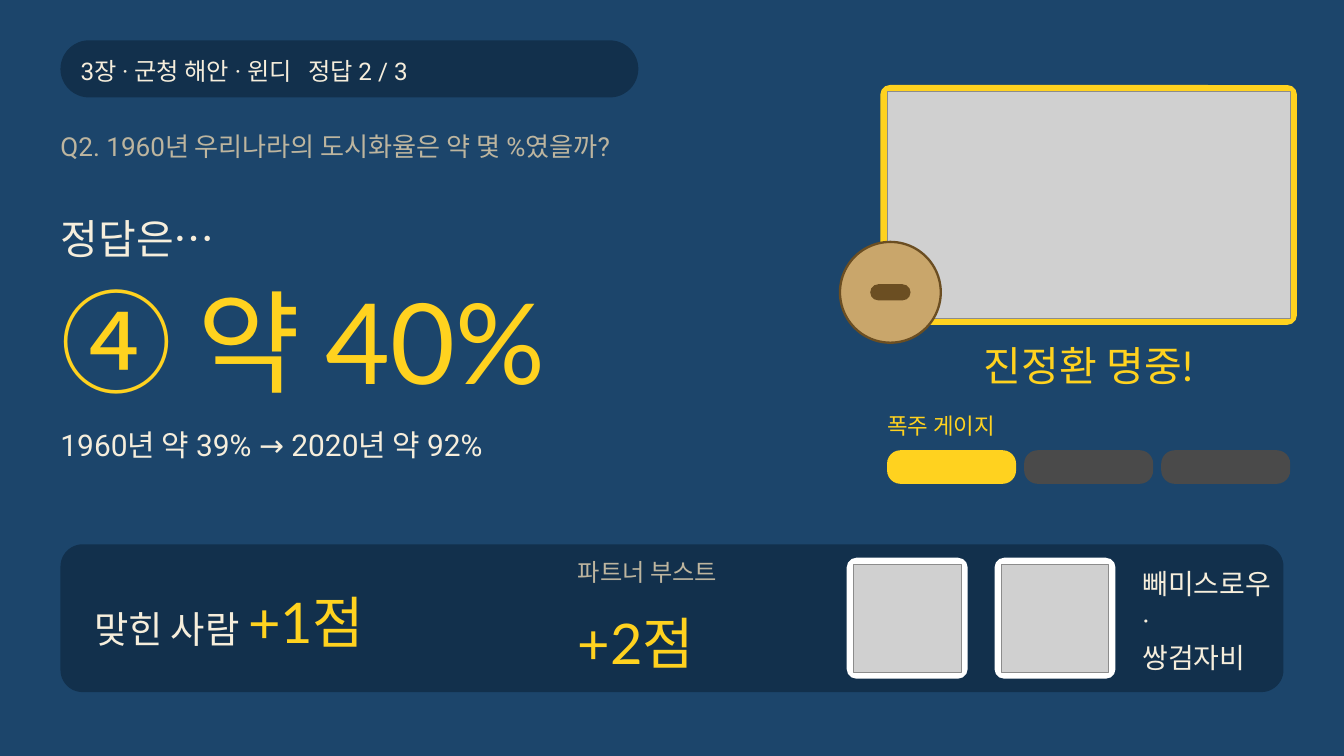
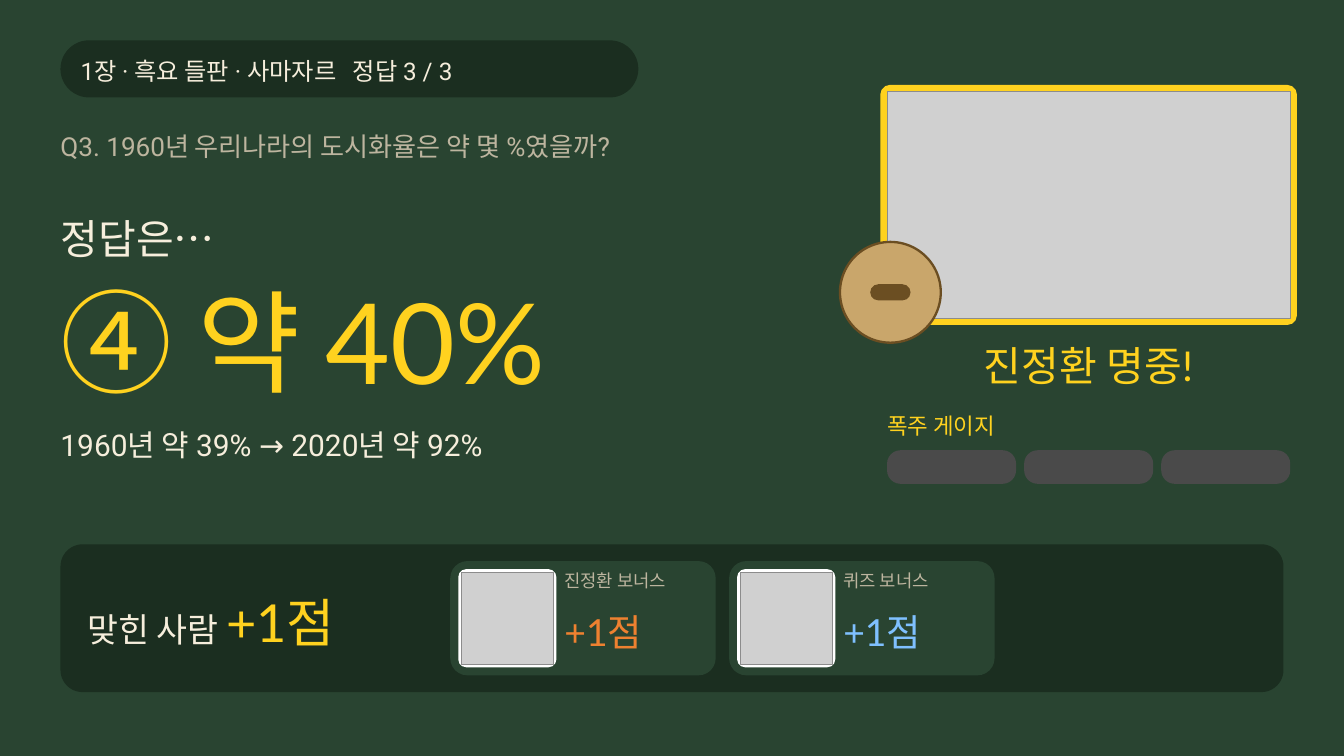
Before and after one commit to choivoo/-, a slide deck: slide 30 of 레전드_히스이_대모험_주거와도시.pptx (slide 45 before the commit). Drawn at 1344x756 pixels with LibreOffice and Linux fonts; fonts in the diff are those of the drawing; grey boxes stand for pictures. Boxes give left, top, right and bottom in pixels: in the first picture for what was removed or moved away, otherwise in the second. Text is boxed around its words. In the diff, an @@ line names an element or a change of style, - is before the commit and + after.

```diff
--- a/레전드_히스이_대모험_주거와도시.pptx
+++ b/레전드_히스이_대모험_주거와도시.pptx
@@ background #1C456B to #294431 @@
@@ rounded rectangle at [60, 40, 638, 97]: fill #12304C to #1B2E20 @@
@@ text at [81, 59, 453, 82]: text changed @@
-3장 · 군청 해안 · 윈디 정답 2 / 3
+1장 · 흑요 들판 · 사마자르 정답 3 / 3
@@ text at [60, 134, 609, 159]: text changed @@
-Q2. 1960년 우리나라의 도시화율은 약 몇 %였을까?
+Q3. 1960년 우리나라의 도시화율은 약 몇 %였을까?
@@ rounded rectangle at [887, 450, 1016, 484]: fill #FFD21F to #4A4A4A @@
@@ rounded rectangle at [60, 544, 1284, 692]: fill #12304C to #1B2E20 @@
@@ text "맞힌 사람 +1점": place and size @@
-text "맞힌 사람 +1점" at [94, 596, 364, 647]
+text "맞힌 사람 +1점" at [87, 598, 335, 646]
@@ text "맞힌 사람 +1점" at [87, 598, 335, 646]: size 40 to 36 pt in "맞힌 사람"; size 60 to 56 pt in "+1점" @@
@@ rounded rectangle added at [450, 561, 716, 675], fill #294431 @@
@@ rounded rectangle: place and size @@
-rounded rectangle at [995, 558, 1116, 679]
+rounded rectangle at [458, 569, 556, 667]
@@ text removed at [578, 561, 717, 583] @@
-파트너 부스트
@@ rounded rectangle added at [729, 561, 995, 675], fill #294431 @@
@@ rounded rectangle: place and size @@
-rounded rectangle at [847, 558, 968, 679]
+rounded rectangle at [737, 569, 835, 667]
@@ picture removed at [853, 564, 961, 672] @@
@@ picture removed at [1001, 564, 1109, 672] @@
@@ picture added at [462, 573, 553, 664] @@
@@ text added at [564, 572, 666, 589], 19 pt, text #BDB59F @@
+진정환 보너스
@@ picture added at [741, 573, 832, 664] @@
@@ text added at [843, 572, 929, 589], 19 pt, text #BDB59F @@
+퀴즈 보너스
@@ text removed at [1142, 571, 1271, 671] @@
-빼미스로우
-·
-쌍검자비
@@ text added at [564, 615, 642, 649], 40 pt, text #EE8130 @@
++1점
@@ text removed at [578, 617, 694, 668] @@
-+2점
@@ text added at [843, 615, 921, 649], 40 pt, text #7FC0FF @@
++1점
```
Also in this commit, not shown: 40 other slides changed, 29 slides added, 12 slides removed.
